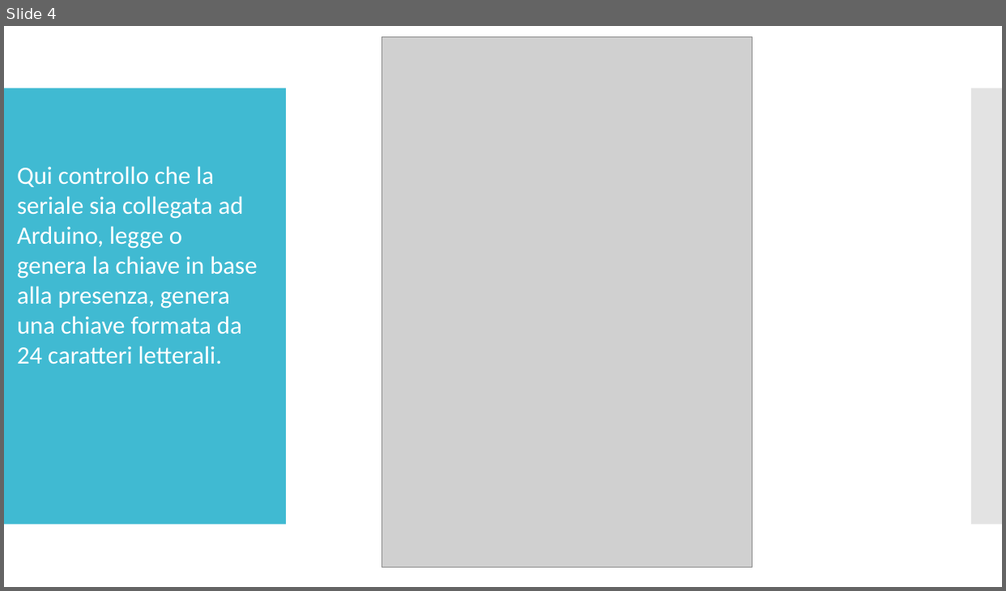
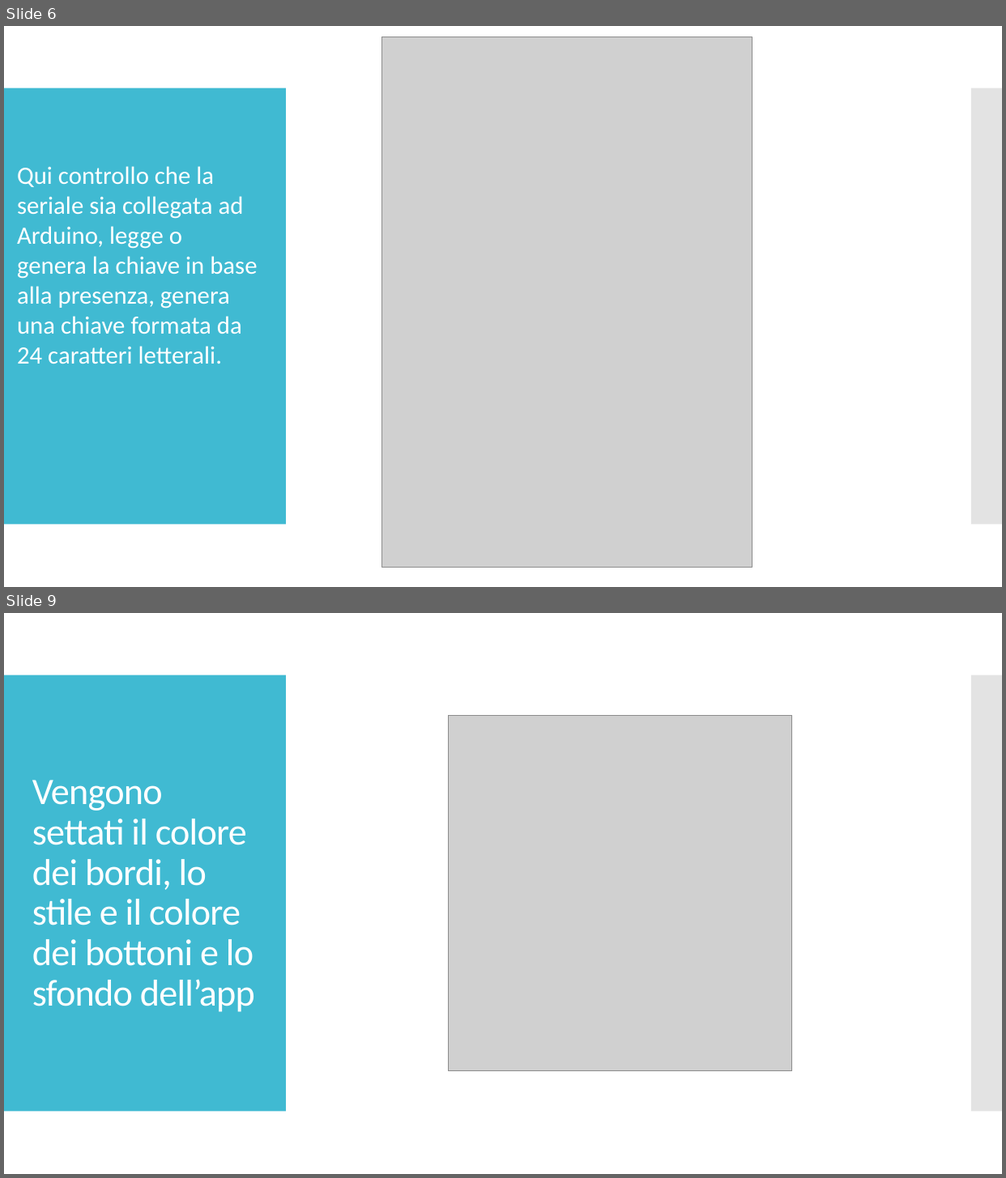
Before and after one commit to GerosaSimone/progetto, a slide deck: sito/powerpoint.pptx. Shown one above the other, each under a label of ours: slide 4 before the commit, slides 6 and 9 after it; the slides between them are not shown. The pictures are 1006x591 and 1006x1178 pixels, drawn with LibreOffice and Linux fonts; fonts in the diff are those of the drawing; grey boxes stand for pictures. Boxes give left, top, right and bottom in pixels: in the first picture for what was removed or moved away, otherwise in the second. Text is boxed around its words. In the diff, an @@ line names an element or a change of style, - is before the commit and + after.

```diff
--- a/sito/powerpoint.pptx
+++ b/sito/powerpoint.pptx
@@ slide 9 added at (4,613,1002,1174), background #FFFFFF @@
@@ rectangle added at (4,675,286,1112), fill #40BAD2 @@
@@ rectangle added at (971,675,1002,1112), fill #C8C8C8 at 50% opacity @@
@@ picture added at (448,715,791,1071) @@
@@ title added at (32,780,255,1012), 36 pt, text #FFFFFF @@
+Vengono settati il colore dei bordi, lo stile e il colore dei bottoni e lo sfondo dell’app
@@ what was slide 4 is now slide 6 @@
```
Also in this commit, not shown: 9 other slides added.
